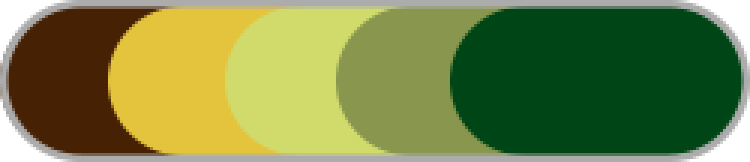
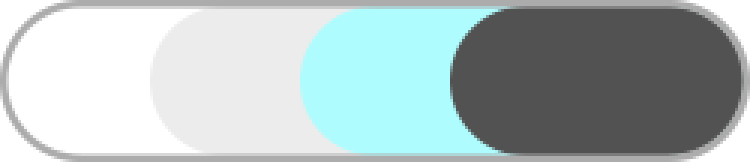
The second (750, 162) image is a revision of the first. Changes to its layers:
hid group "Khiri" (5 layers) over [left=0, top=6, right=744, bottom=156]
showed group "Spell" (4 layers) over [left=6, top=6, right=744, bottom=156]
painted on "Rounded Rectangle 1" (7th of 10, in "Spell") over [left=450, top=6, right=744, bottom=156]
painted on "Rounded Rectangle 1" (8th of 10, in "Spell") over [left=300, top=6, right=744, bottom=156]
